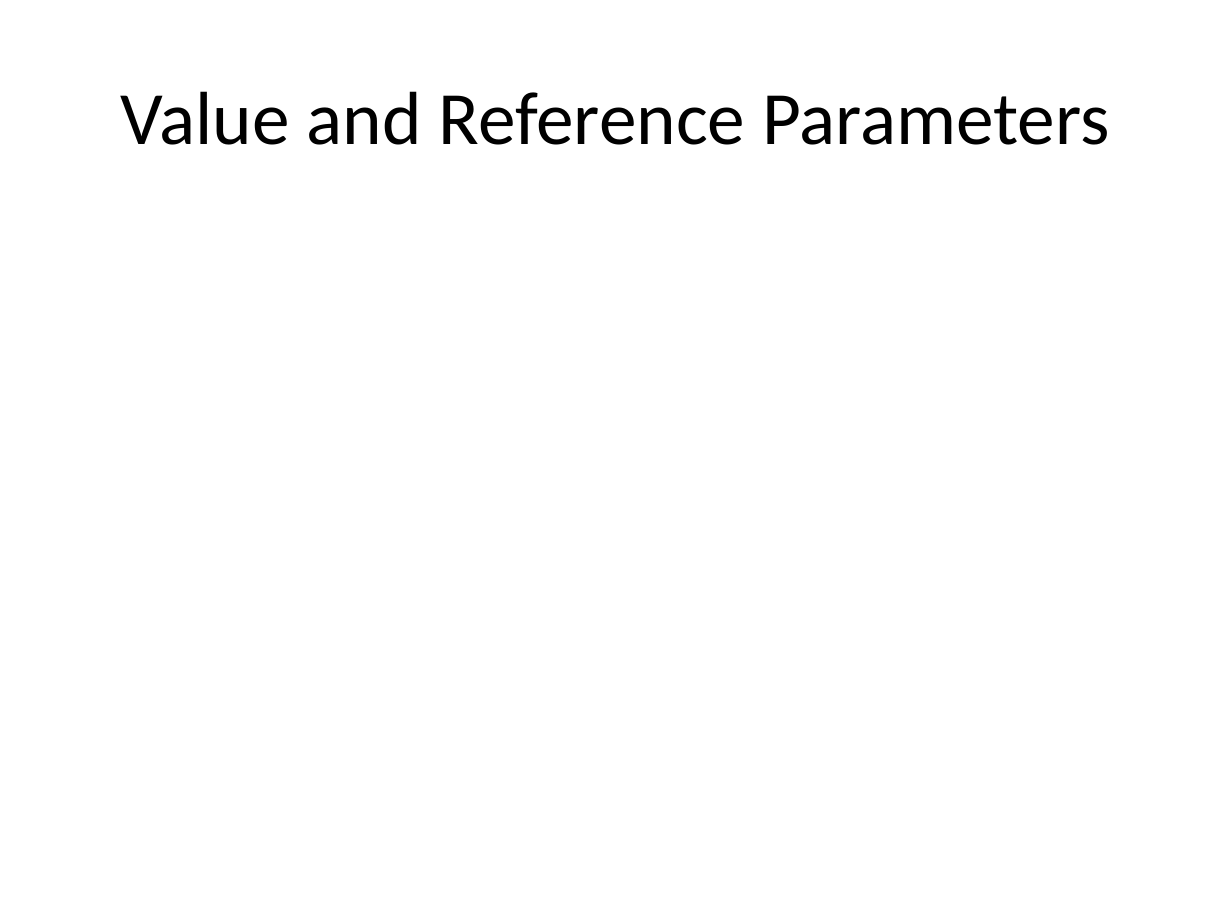
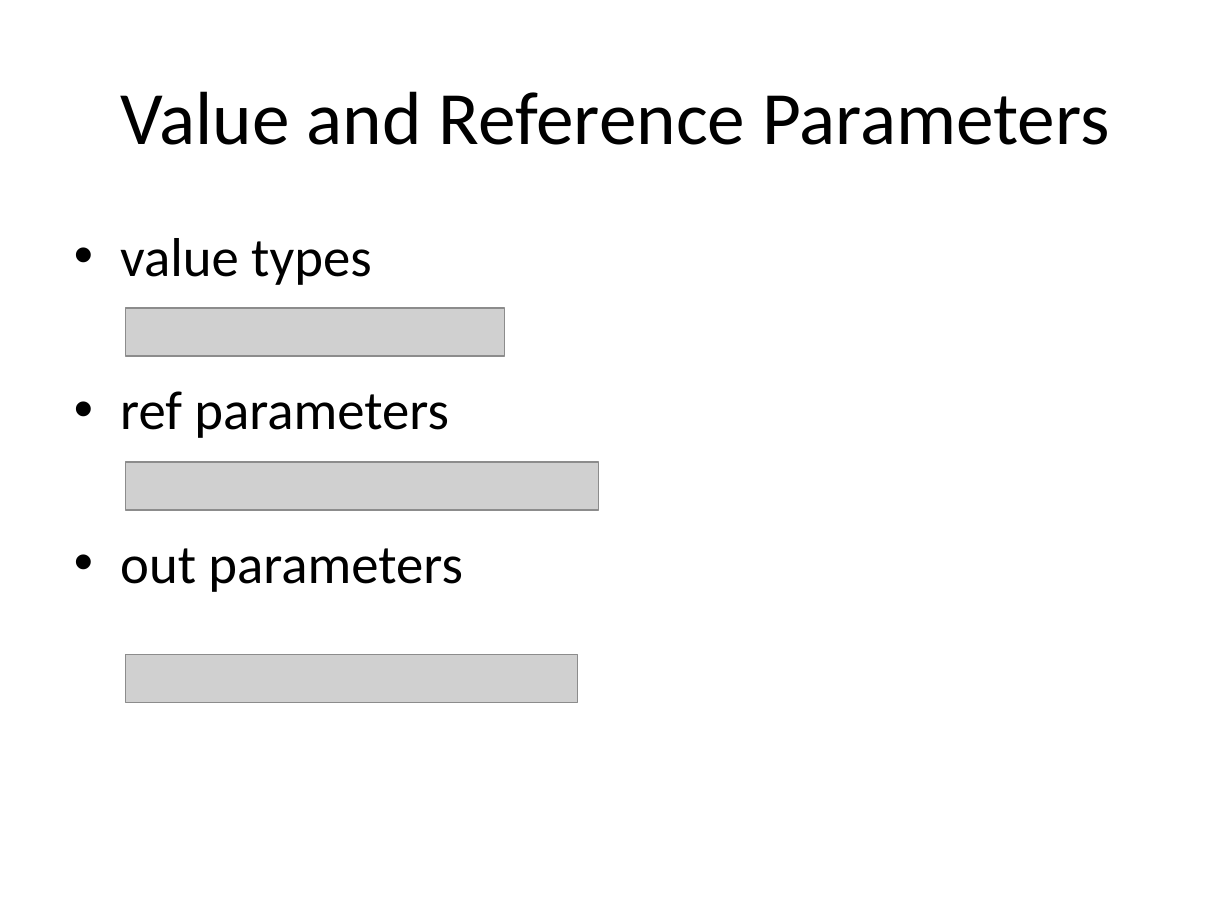
Before and after one commit to isurup/kalle-martin-group, a slide deck: slide 5 of OOPExam/06 Methods, parameters, scope and properties.pptx. Drawn at 1232x924 pixels with LibreOffice and Linux fonts; fonts in the diff are those of the drawing; grey boxes stand for pictures. Boxes give left, top, right and bottom in pixels: in the first picture for what was removed or moved away, otherwise in the second. Text is boxed around its words. In the diff, an @@ line names an element or a change of style, - is before the commit and + after.

```diff
--- a/OOPExam/06 Methods, parameters, scope and properties.pptx
+++ b/OOPExam/06 Methods, parameters, scope and properties.pptx
@@ text added at bbox=[120, 238, 463, 592], 32 pt, text #000000 @@
+• value types
+• ref parameters
+• out parameters
@@ picture added at bbox=[126, 308, 505, 356] @@
@@ picture added at bbox=[126, 462, 599, 510] @@
@@ picture added at bbox=[126, 654, 578, 702] @@
```
Also in this commit, not shown: 3 other slides changed.
